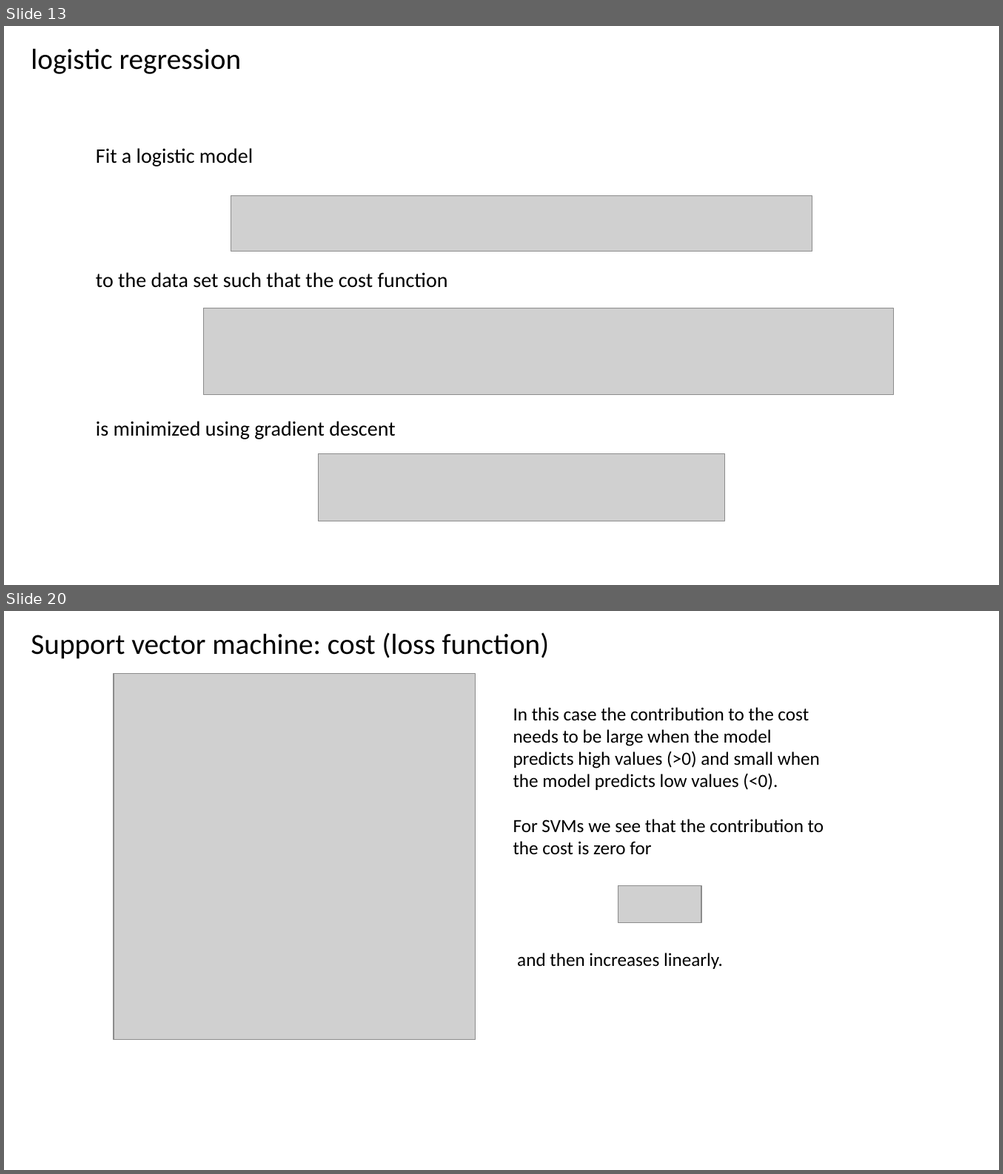
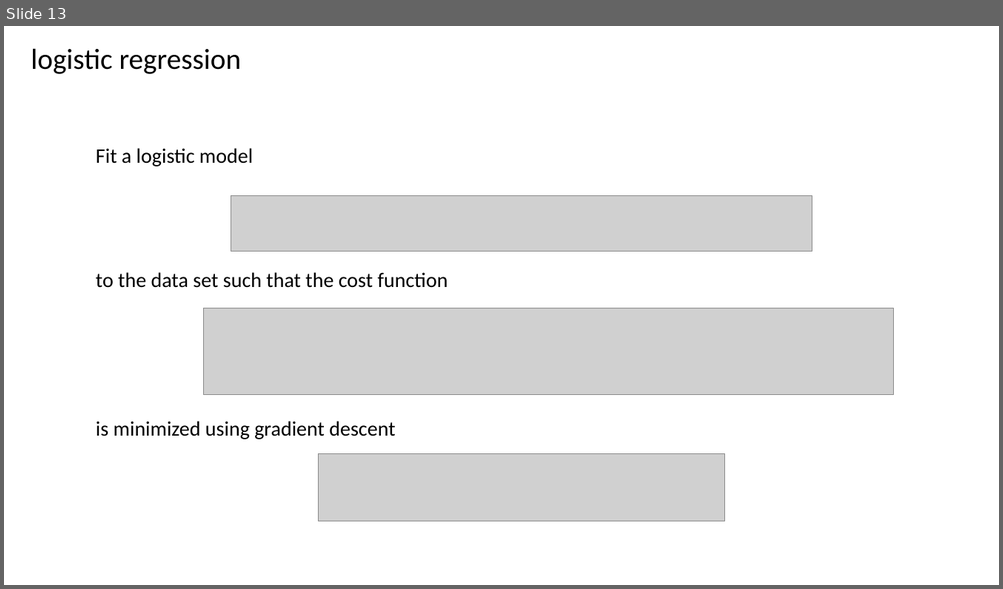
Before and after one commit to CompOmics/ML_AI_Analytical_Chemistry_Course, a slide deck: 01_Foundations/slides/1_3_logistic_regression.pptx. Shown one above the other, each under a label of ours: slides 13 and 20 before the commit, slide 13 after it; the slides between them are not shown. The pictures are 1003x1174 and 1003x589 pixels, drawn with LibreOffice and Linux fonts; fonts in the diff are those of the drawing; grey boxes stand for pictures. Boxes give left, top, right and bottom in pixels: in the first picture for what was removed or moved away, otherwise in the second. Text is boxed around its words. In the diff, an @@ line names an element or a change of style, - is before the commit and + after.

```diff
--- a/01_Foundations/slides/1_3_logistic_regression.pptx
+++ b/01_Foundations/slides/1_3_logistic_regression.pptx
@@ slide 20 removed at [4,611,999,1170], background #FFFFFF @@
@@ text removed at [31,632,549,659] @@
-Support vector machine: cost (loss function)
@@ picture removed at [114,674,475,1040] @@
@@ text removed at [513,707,823,969] @@
-In this case the contribution to the cost needs to be large when the model predicts high values (>0) and small when the model predicts low values (<0).
-For SVMs we see that the contribution to the cost is zero for
-and then increases linearly.
@@ picture removed at [618,886,701,923] @@
```
Also in this commit, not shown: 25 other slides removed, 25 other files.
